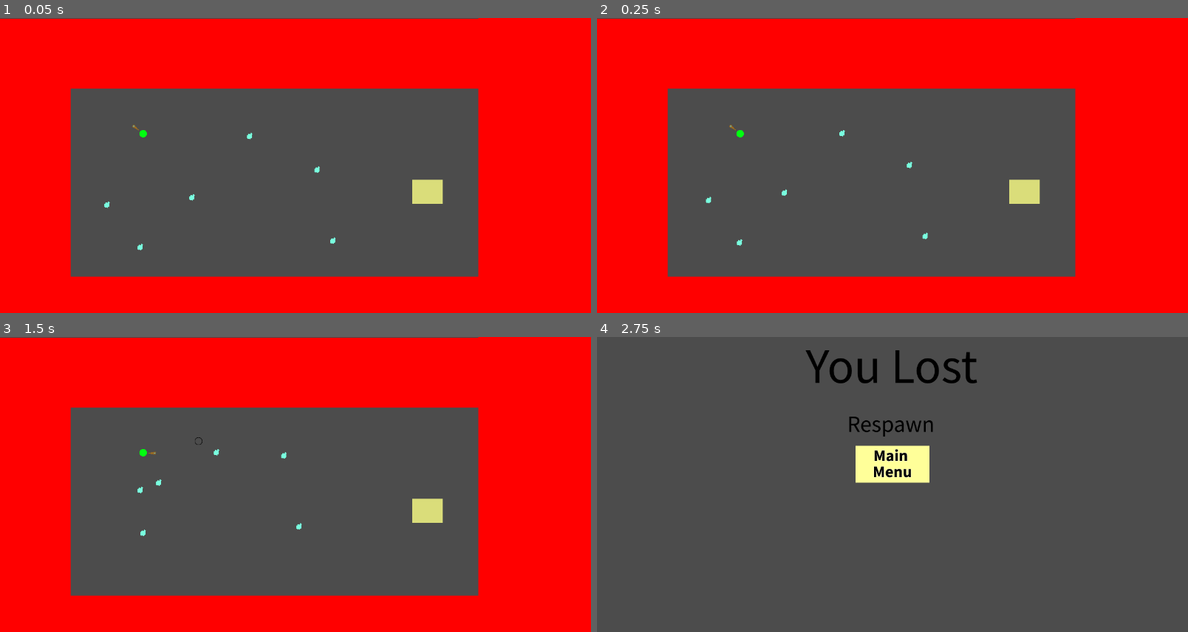
Above: before the commit, frames 1-4 (two rows, left to right).
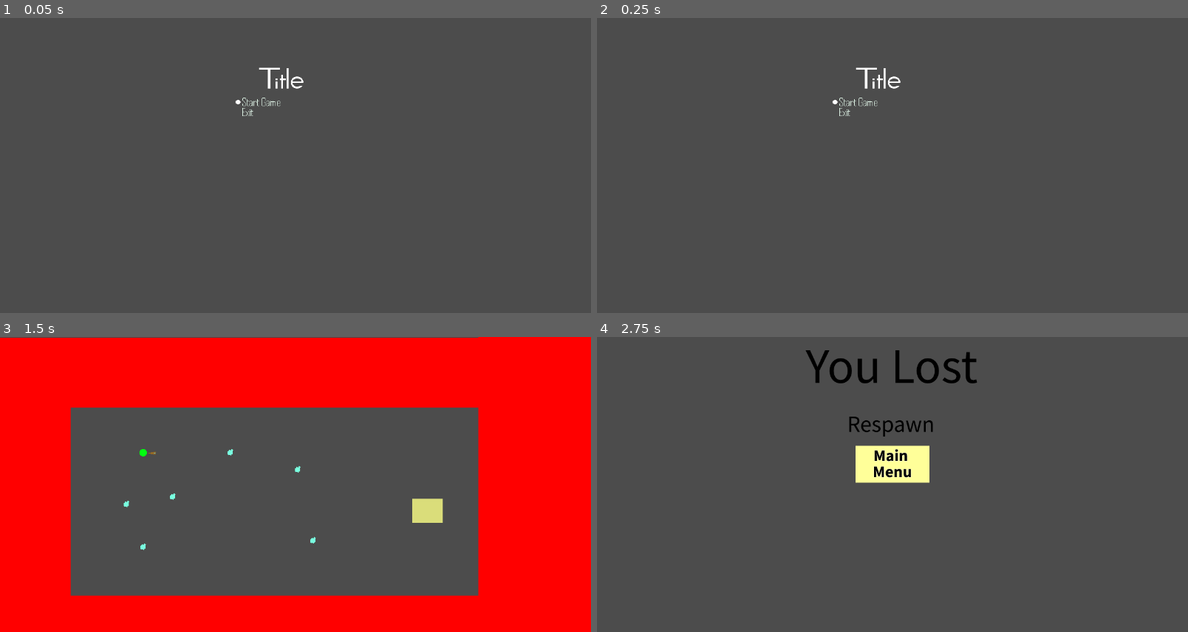
Above: after the commit, the same moments.

Repository: bentuttle2000/Game-Jam-F2021-2pm
Game: Godot game, scene res://Stages/StartScreen.tscn
Two runs of this game, one before a commit and one after it. Both use one fixed random seed, a clock stepped at 60 frames per second and the inputs below. Before the commit the project starts from res://Stages/StageOne.tscn.
Inputs (mouse positions are in pixels of both pictures, inside the frame that each line leads up to):
- Up to frame 1 (0.05 s): no input
- Up to frame 2 (0.25 s): no input
- Up to frame 3 (1.5 s): click (295, 419) at 0.52 s; move the mouse to (425, 469) at 1.27 s; press the mouse at (425, 469) at 1.28 s; hold D (ui_right) from 1.28 s (still down)
- Up to frame 4 (2.75 s): move the mouse to (774, 499) at 2.02 s; release D (ui_right) at 2.03 s; release the mouse at (774, 499) at 2.03 s; hold S (ui_down) from 2.03 s (still down); tap E (use_action) at 2.1 s

The runs differ from the first frame. In frame 1, 57% of the frame differs, in the area x 0-100%, y 0-100%; in frame 2, 57%; in frame 3, 0.2%; in frame 4, nothing differs.

Commit message:
Music Implementation started!

Diff:
--- /dev/null
+++ b/GameJam/Autoloads/Music.tscn
@@ -0,0 +1,8 @@
+[gd_scene load_steps=2 format=2]
+
+[ext_resource path="res://Autoloads/MusicController.gd" type="Script" id=1]
+
+[node name="Music" type="Node2D"]
+script = ExtResource( 1 )
+
+[node name="AudioStreamPlayer" type="AudioStreamPlayer" parent="."]
--- /dev/null
+++ b/GameJam/Autoloads/MusicController.gd
@@ -0,0 +1,9 @@
+extends Node2D
+
+var mainTheme = load("res://Music/LizardMain.mp3")
+
+func changeSong(newSong):
+	mainTheme = load(newSong)
+	$AudioStreamPlayer.stop()
+	$AudioStreamPlayer.stream = mainTheme
+	$AudioStreamPlayer.play()
--- a/GameJam/LoseScreen.gd
+++ b/GameJam/LoseScreen.gd
@@ -3,6 +3,7 @@
 
 
 func _ready():
+	Music.changeSong("res://Music/LizardDeathJingle.mp3")
 	$MarginContainer/VBoxContainer/VBoxContainer/Respawn.grab_focus()
 
 
--- /dev/null
+++ b/GameJam/Objects/playMusic.gd
@@ -0,0 +1,11 @@
+extends Node2D
+
+
+# Declare member variables here. Examples:
+# var a = 2
+# var b = "text"
+
+
+# Called when the node enters the scene tree for the first time.
+func _ready():
+	Music.changeSong("res://Music/LizardMain.mp3")
--- a/GameJam/Stages/StageOne.tscn
+++ b/GameJam/Stages/StageOne.tscn
@@ -1,11 +1,13 @@
-[gd_scene load_steps=5 format=2]
+[gd_scene load_steps=6 format=2]
 
 [ext_resource path="res://Objects/Player.tscn" type="PackedScene" id=1]
 [ext_resource path="res://Objects/Enemy.tscn" type="PackedScene" id=2]
 [ext_resource path="res://Objects/Wall.tscn" type="PackedScene" id=3]
 [ext_resource path="res://Objects/LevelTransition.tscn" type="PackedScene" id=4]
+[ext_resource path="res://Objects/playMusic.gd" type="Script" id=5]
 
 [node name="StageOne" type="Node2D"]
+script = ExtResource( 5 )
 
 [node name="LevelTransition" parent="." instance=ExtResource( 4 )]
 position = Vector2( 926, 377 )
--- a/GameJam/Stages/StartScreen.gd
+++ b/GameJam/Stages/StartScreen.gd
@@ -3,6 +3,7 @@
 
 
 func _ready():
+	Music.changeSong("res://Music/LizardTitle.mp3")
 	$MarginContainer/VBoxContainer/VBoxContainer/StartButton.grab_focus()
 
 
--- a/GameJam/project.godot
+++ b/GameJam/project.godot
@@ -11,8 +11,12 @@
 [application]
 
 config/name="GameJamMVP"
-run/main_scene="res://Stages/StageOne.tscn"
+run/main_scene="res://Stages/StartScreen.tscn"
 config/icon="res://icon.png"
+
+[autoload]
+
+Music="*res://Autoloads/Music.tscn"
 
 [display]
 
Not shown, added: GameJam/Music/LizardDeathJingle.mp3.import
Not shown, added: GameJam/Music/LizardMain.mp3.import
Not shown, added: GameJam/Music/LizardTitle.mp3.import
Not shown, added: GameJam/Music/LizardWinJingle.mp3.import
Not shown, added: GameJam/Music/SFX/LizardSounds_01.mp3.import
Not shown, added: GameJam/Music/SFX/LizardSounds_02.mp3.import
Not shown, added: GameJam/Music/SFX/LizardSounds_03.mp3.import
Not shown, added: GameJam/Music/SFX/LizardSounds_04.mp3.import
Not shown, added: GameJam/Music/SFX/LizardSounds_05.mp3.import
Not shown, added: GameJam/Music/SFX/LizardSounds_06.mp3.import
Not shown, added: GameJam/Music/SFX/LizardSounds_07.mp3.import
Not shown, added: GameJam/Music/LizardDeathJingle.mp3
(and 10 more such lines)
